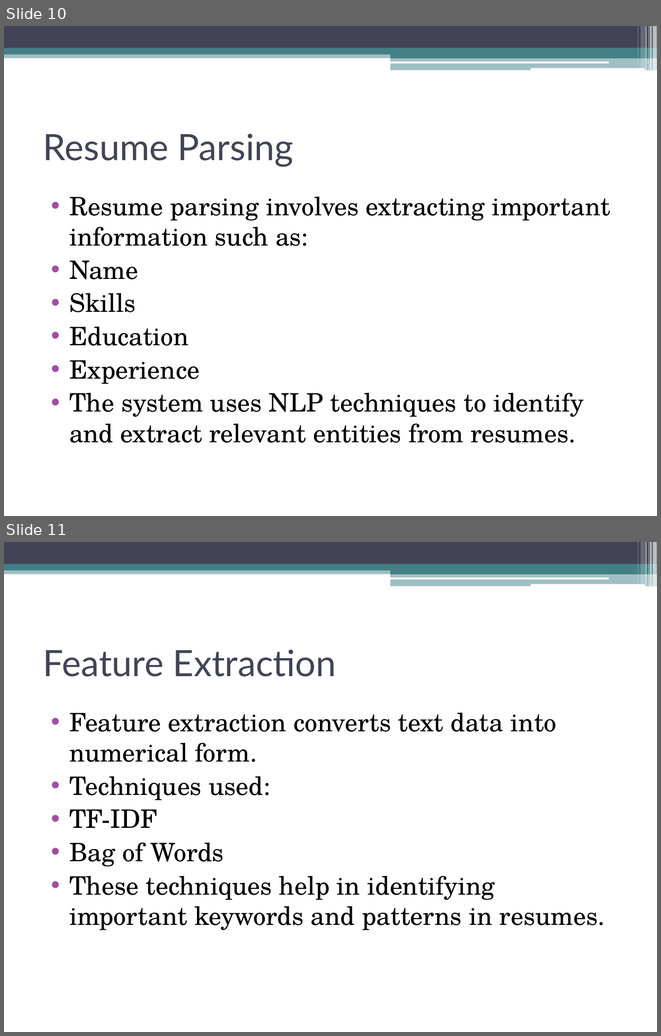
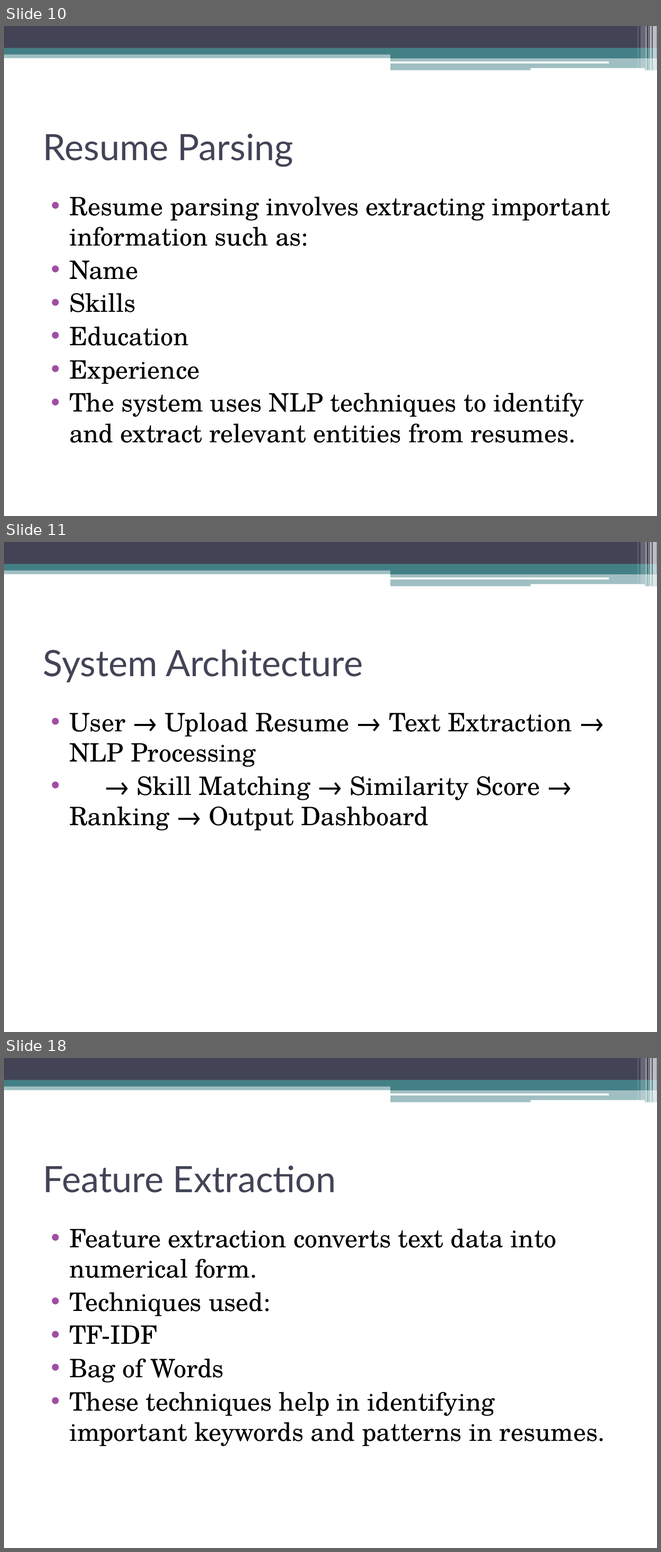
Before and after one commit to rajatchauhan937-prog/mba-rjt-ai-recruitement-2026, a slide deck: github.pptx. Shown one above the other, each under a label of ours: slides 10 and 11 before the commit, slides 10, 11 and 18 after it; the slides between them are not shown. The pictures are 661x1036 and 661x1552 pixels, drawn with LibreOffice and Linux fonts; fonts in the diff are those of the drawing. Boxes give left, top, right and bottom in pixels: in the first picture for what was removed or moved away, otherwise in the second. Text is boxed around its words. In the diff, an @@ line names an element or a change of style, - is before the commit and + after.

```diff
--- a/github.pptx
+++ b/github.pptx
@@ slide 11 added at bbox=[4, 542, 657, 1032], background #FFFFFF; not listed: 13 template elements that a slide beside it also shows @@
@@ title added at bbox=[43, 649, 363, 682], 40 pt, text #424456 @@
+System Architecture
@@ text added at bbox=[69, 712, 572, 830], 28 pt, text #000000 @@
+• User → Upload Resume → Text Extraction → NLP Processing
+• → Skill Matching → Similarity Score → Ranking → Output Dashboard
@@ what was slide 11 is now slide 18 @@
```
Also in this commit, not shown: 6 other slides added, 1 slide removed.
